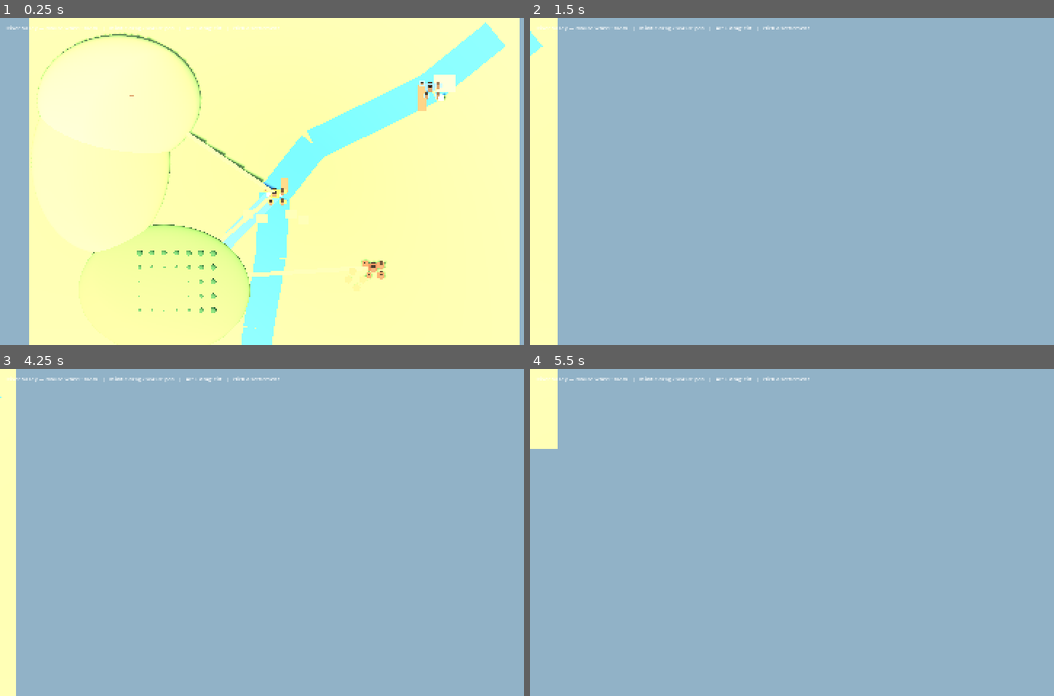
Above: before the commit, frames 1-4 (two rows, left to right).
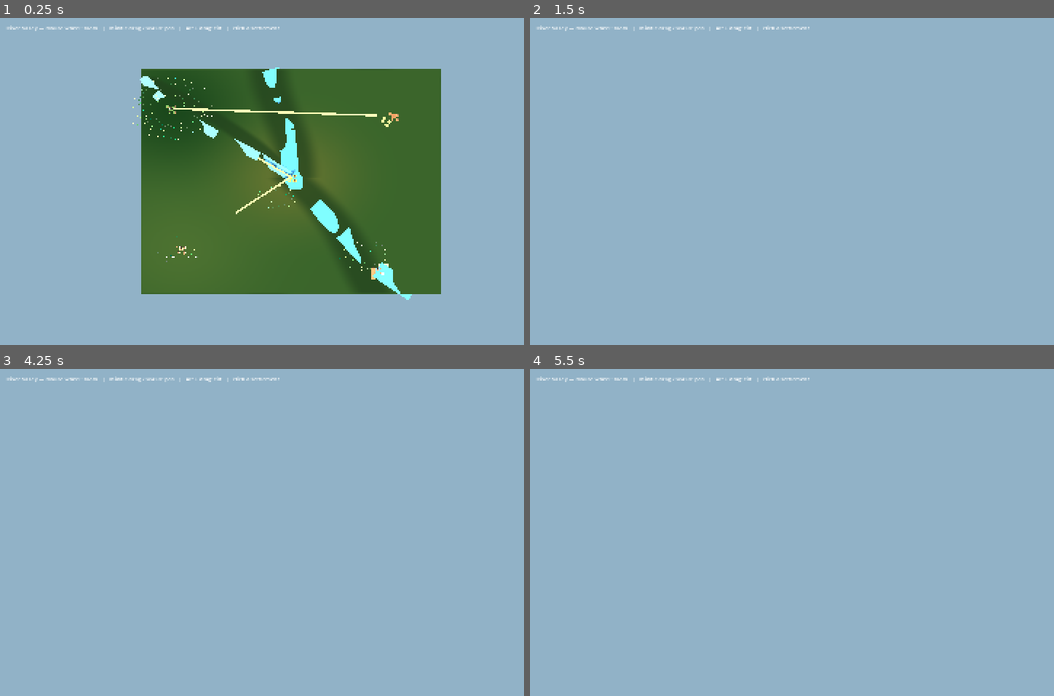
Above: after the commit, the same moments.

Repository: forsman5/sitka
Game: Godot game, scene res://scenes/valley/river_valley.tscn
Two runs of this game, one before a commit and one after it. Both use one fixed random seed, a clock stepped at 60 frames per second and the inputs below. This scene is started directly instead of the project's main scene.
Inputs (mouse positions are in pixels of both pictures, inside the frame that each line leads up to):
- Up to frame 1 (0.25 s): no input
- Up to frame 2 (1.5 s): tap Enter at 0.5 s; move the mouse to (949, 165) at 0.52 s; hold Right (ui_right) 0.53-1.25 s; hold Alt 0.53-1.25 s; click (949, 165) at 0.67 s; drag from (702, 197) to (792, 246) at 1.27 s
- Up to frame 3 (4.25 s): tap Space at 2, 3.5 s; move the mouse to (351, 460) at 2.02 s; hold Right (ui_right) 2.03-2.75 s; hold Alt 2.03-2.75 s; tap Enter at 2.75 s; drag from (262, 597) to (115, 483) at 2.77 s; move the mouse to (466, 581) at 3.52 s; hold Left (ui_left) from 3.53 s (still down); hold Alt from 3.53 s (still down)
- Up to frame 4 (5.5 s): release Left (ui_left) at 4.25 s; release Alt at 4.25 s; drag from (645, 483) to (734, 450) at 4.27 s; tap Enter at 5 s; move the mouse to (849, 532) at 5.02 s; hold Down (ui_down) from 5.03 s (still down); hold Alt from 5.03 s (still down); click (849, 532) at 5.17 s

The runs differ from the first frame. In frame 1, 93% of the frame differs, in the area x 5-100%, y 0-100%; in frame 2, 5.3%; in frame 3, 3.1%; in frame 4, 1.3%.

Commit message:
Fix river valley terrain rendering: camera clipping and dead ambient light
Milestone 2 visual valley scene (authored EXR heightmap + biome mask,
Blender blockout as the editable source) was rendering with the
terrain surface almost entirely black with visible holes. Two
compounding bugs, found by running the scene and testing each in
isolation:

1. scripts/camera/rts_camera.gd hardcoded the camera's pivot height at
   a fixed 20 world units above its ground anchor -- fine for the
   original small-scale prototype, but this valley's terrain reaches
   HEIGHT_MAX = 40.71 (authored_valley_terrain.gd). With the camera
   sitting below parts of the terrain it was meant to look down on,
   it ended up physically inside/under the mesh, seeing backfaces the
   custom terrain shader (cull_disabled, no FRONT_FACING normal flip)
   shaded incorrectly. Added an exported pivot_height (default 20.0,
   unchanged for the original prototype and world.tscn), and set it to
   70.0 in river_valley.tscn -- comfortably above HEIGHT_MAX.

2. Once the camera was fixed and no longer inside the mesh, the
   terrain was *still* uniformly black (confirmed via a temporary
   EMISSION passthrough that the ALBEDO/biome-mask shader logic itself
   was correct all along). The Environment's ambient_light_source was
   set to SKY (3), but background_mode is flat COLOR (1) with no Sky
   resource -- SKY-sourced ambient has nothing to sample and
   contributes nothing, silently ignoring the configured
   ambient_light_color/ambient_light_energy. Changed
   ambient_light_source to COLOR (2) so those values actually apply.

Verified by running scenes/valley/river_valley.tscn windowed and
screenshotting after each change: full biome-colored terrain, correct
lighting, all five settlements/roads/river/vegetation legible from the
default top-down view.

Bundled with this fix: the rest of the valley scene's current working
state (authored_valley_terrain.gd, valley_vegetation.gd, river_valley
layout/script updates, and the Blender-exported height/biome EXRs),
since the terrain script itself was still untracked and the fix isn't
meaningfully separable from it.

Co-Authored-By: Claude Sonnet 5 <noreply@anthropic.com>
Claude-Session: https://claude.ai/code/session_0156TjYj48cKKzMz55PvKhFa

Diff:
--- a/scenes/valley/river_valley.tscn
+++ b/scenes/valley/river_valley.tscn
@@ -2,11 +2,12 @@
 
 [ext_resource type="Script" path="res://scripts/valley/river_valley.gd" id="1_valley"]
 [ext_resource type="Script" path="res://scripts/camera/rts_camera.gd" id="2_camera"]
+[ext_resource type="Script" path="res://scripts/valley/valley_vegetation.gd" id="3_vegetation"]
 
 [sub_resource type="Environment" id="Environment_valley"]
 background_mode = 1
 background_color = Color(0.57, 0.70, 0.78, 1)
-ambient_light_source = 3
+ambient_light_source = 2
 ambient_light_color = Color(0.72, 0.79, 0.84, 1)
 ambient_light_energy = 0.85
 tonemap_mode = 2
@@ -28,7 +29,11 @@
 script = ExtResource("2_camera")
 pan_speed = 42.0
 zoom_min = 28.0
-zoom_max = 190.0
+zoom_max = 420.0
 tilt_min = 38.0
+pivot_height = 70.0
 
 [node name="Camera3D" type="Camera3D" parent="RTSCamera"]
+
+[node name="ValleyVegetation" type="Node3D" parent="."]
+script = ExtResource("3_vegetation")
--- a/scripts/camera/rts_camera.gd
+++ b/scripts/camera/rts_camera.gd
@@ -5,6 +5,9 @@
 @export var zoom_max: float = 40.0
 @export var tilt_sensitivity: float = 0.3  # degrees per pixel of vertical mouse movement
 @export var tilt_min: float = 20.0         # most angled allowed (degrees above horizon)
+@export var pivot_height: float = 20.0     # camera altitude above the rig's ground anchor;
+                                            # must clear the tallest terrain in the scene or
+                                            # the camera ends up inside/under the mesh
 
 @onready var _camera: Camera3D = $Camera3D
 
@@ -30,7 +33,7 @@
 # Pivots camera around the rig's ground point so the view centre stays anchored.
 func _apply_tilt() -> void:
 	var rad := deg_to_rad(_current_tilt)
-	_camera.position = Vector3(0, 20.0, 20.0 * cos(rad) / sin(rad))
+	_camera.position = Vector3(0, pivot_height, pivot_height * cos(rad) / sin(rad))
 	_camera.rotation_degrees = Vector3(-_current_tilt, 0, 0)
 
 func _unhandled_input(event: InputEvent) -> void:
--- /dev/null
+++ b/scripts/valley/authored_valley_terrain.gd
@@ -0,0 +1,143 @@
+class_name AuthoredValleyTerrain
+extends Node3D
+
+## Runtime view of the editable Blender blockout. The EXR is the source for
+## visuals, height queries, and physics collision, so scenery and future
+## placement tools describe the same authored landform.
+
+const HEIGHTMAP_PATH := "res://assets/river_valley_height.exr"
+const BIOME_MASK_PATH := "res://assets/river_valley_biomes.exr"
+const WORLD_SIZE := Vector2(320.0, 240.0)
+const HEIGHT_MIN := 2.602
+const HEIGHT_MAX := 40.710
+
+var _width := 0
+var _depth := 0
+var _heights := PackedFloat32Array()
+
+func build() -> void:
+	var height_texture := load(HEIGHTMAP_PATH) as Texture2D
+	var biome_texture := load(BIOME_MASK_PATH) as Texture2D
+	if height_texture == null or biome_texture == null:
+		push_error("Authored valley terrain images are missing.")
+		return
+	var image := height_texture.get_image()
+	image.convert(Image.FORMAT_RF)
+	_width = image.get_width()
+	_depth = image.get_height()
+	_heights.resize(_width * _depth)
+
+	for z in range(_depth):
+		for x in range(_width):
+			# Blender writes the first height row at its bottom edge. Flip the
+			# image row so Godot's positive Z matches the authored map layout.
+			var source_z := _depth - 1 - z
+			_heights[z * _width + x] = lerpf(HEIGHT_MIN, HEIGHT_MAX, image.get_pixel(x, source_z).r)
+
+	_build_visual_mesh(biome_texture)
+	_build_collision()
+
+func get_height(world_x: float, world_z: float) -> float:
+	if _heights.is_empty():
+		return 0.0
+	var grid_x := clampf((world_x / WORLD_SIZE.x + 0.5) * float(_width - 1), 0.0, float(_width - 1))
+	var grid_z := clampf((world_z / WORLD_SIZE.y + 0.5) * float(_depth - 1), 0.0, float(_depth - 1))
+	var x0 := int(floor(grid_x))
+	var z0 := int(floor(grid_z))
+	var x1: int = min(x0 + 1, _width - 1)
+	var z1: int = min(z0 + 1, _depth - 1)
+	var tx := grid_x - float(x0)
+	var tz := grid_z - float(z0)
+	var h0: float = lerpf(_heights[z0 * _width + x0], _heights[z0 * _width + x1], tx)
+	var h1: float = lerpf(_heights[z1 * _width + x0], _heights[z1 * _width + x1], tx)
+	return lerpf(h0, h1, tz)
+
+func _build_visual_mesh(biome_texture: Texture2D) -> void:
+	var vertices := PackedVector3Array()
+	var normals := PackedVector3Array()
+	var uvs := PackedVector2Array()
+	var indices := PackedInt32Array()
+	vertices.resize(_width * _depth)
+	normals.resize(_width * _depth)
+	uvs.resize(_width * _depth)
+	for z in range(_depth):
+		for x in range(_width):
+			var index := z * _width + x
+			vertices[index] = Vector3(
+				(float(x) / float(_width - 1) - 0.5) * WORLD_SIZE.x,
+				_heights[index],
+				(float(z) / float(_depth - 1) - 0.5) * WORLD_SIZE.y,
+			)
+			var previous_x: int = max(x - 1, 0)
+			var next_x: int = min(x + 1, _width - 1)
+			var previous_z: int = max(z - 1, 0)
+			var next_z: int = min(z + 1, _depth - 1)
+			var step_x := WORLD_SIZE.x / float(_width - 1)
+			var step_z := WORLD_SIZE.y / float(_depth - 1)
+			var height_left: float = _heights[z * _width + previous_x]
+			var height_right: float = _heights[z * _width + next_x]
+			var height_back: float = _heights[previous_z * _width + x]
+			var height_forward: float = _heights[next_z * _width + x]
+			var derivative_x: float = (height_right - height_left) / (float(next_x - previous_x) * step_x)
+			var derivative_z: float = (height_forward - height_back) / (float(next_z - previous_z) * step_z)
+			normals[index] = Vector3(-derivative_x, 1.0, -derivative_z).normalized()
+			uvs[index] = Vector2(float(x) / float(_width - 1), 1.0 - float(z) / float(_depth - 1))
+	for z in range(_depth - 1):
+		for x in range(_width - 1):
+			var a := z * _width + x
+			indices.append_array([a, a + _width, a + 1, a + 1, a + _width, a + _width + 1])
+
+	var arrays: Array = []
+	arrays.resize(Mesh.ARRAY_MAX)
+	arrays[Mesh.ARRAY_VERTEX] = vertices
+	arrays[Mesh.ARRAY_NORMAL] = normals
+	arrays[Mesh.ARRAY_TEX_UV] = uvs
+	arrays[Mesh.ARRAY_INDEX] = indices
+	var mesh := ArrayMesh.new()
+	mesh.add_surface_from_arrays(Mesh.PRIMITIVE_TRIANGLES, arrays)
+	var visual := MeshInstance3D.new()
+	visual.name = "AuthoredTerrainVisual"
+	visual.mesh = mesh
+	visual.material_override = _terrain_material(biome_texture)
+	add_child(visual)
+
+func _build_collision() -> void:
+	var shape := HeightMapShape3D.new()
+	shape.map_width = _width
+	shape.map_depth = _depth
+	shape.map_data = _heights
+	var body := StaticBody3D.new()
+	body.name = "AuthoredTerrainCollision"
+	# This project uses Jolt, which supports the required non-uniform static
+	# heightmap scaling. Heights are already expressed in Godot world units.
+	body.scale = Vector3(WORLD_SIZE.x / float(_width - 1), 1.0, WORLD_SIZE.y / float(_depth - 1))
+	var collision := CollisionShape3D.new()
+	collision.shape = shape
+	body.add_child(collision)
+	add_child(body)
+
+func _terrain_material(biome_texture: Texture2D) -> ShaderMaterial:
+	var shader := Shader.new()
+	shader.code = """
+shader_type spatial;
+render_mode diffuse_lambert, specular_schlick_ggx, cull_disabled;
+uniform sampler2D biome_mask;
+void fragment() {
+	vec4 mask = texture(biome_mask, UV);
+	vec3 grass = vec3(0.29, 0.42, 0.19);
+	vec3 field = vec3(0.56, 0.51, 0.22);
+	vec3 woodland = vec3(0.12, 0.28, 0.12);
+	vec3 pasture = vec3(0.40, 0.49, 0.22);
+	vec3 wet_bank = vec3(0.19, 0.29, 0.14);
+	vec3 color = mix(grass, woodland, mask.r * 0.78);
+	color = mix(color, pasture, mask.g * 0.64);
+	color = mix(color, field, mask.b * 0.64);
+	color = mix(color, wet_bank, mask.a * 0.72);
+	ALBEDO = color;
+	ROUGHNESS = 0.96;
+}
+"""
+	var material := ShaderMaterial.new()
+	material.shader = shader
+	material.set_shader_parameter("biome_mask", biome_texture)
+	return material
--- a/scripts/valley/river_valley.gd
+++ b/scripts/valley/river_valley.gd
@@ -7,6 +7,7 @@
 const Commodity = preload("res://scripts/sim/records/commodity.gd")
 const ValleySeed = preload("res://scripts/sim/data/valley_seed.gd")
 const Layout = preload("res://scripts/valley/river_valley_layout.gd")
+const AuthoredValleyTerrain = preload("res://scripts/valley/authored_valley_terrain.gd")
 
 const GROUND_COLOR := Color("6e8d52")
 const ROAD_COLOR := Color("8c7657")
@@ -24,6 +25,7 @@
 var _hint_label: Label
 var _selected_settlement_id := -1
 var _settlement_markers: Dictionary = {}
+var _terrain: AuthoredValleyTerrain
 
 func _ready() -> void:
 	_simulation = Simulation.new(12345)
@@ -34,8 +36,8 @@
 	_build_interface()
 
 func _configure_camera() -> void:
-	_camera.size = 160.0
-	$RTSCamera.center_on(Vector3(8.0, 0.0, 0.0))
+	_camera.size = 350.0
+	$RTSCamera.center_on(Vector3(0.0, 0.0, 0.0))
 
 func _process(_delta: float) -> void:
 	# At valley scale labels and route geometry dominate. At settlement scale
@@ -68,13 +70,12 @@
 	return origin + direction * distance if distance >= 0.0 else Vector3.INF
 
 func _build_landscape() -> void:
-	_add_box("Ground", Vector3(0.0, -0.45, 0.0), Vector3(240.0, 0.8, 220.0), GROUND_COLOR)
-	_add_hill(Vector3(-76.0, 1.5, -40.0), Vector3(40.0, 10.0, 32.0), Color("79975a"))
-	_add_hill(Vector3(-85.0, 1.0, -10.0), Vector3(34.0, 7.0, 45.0), Color("789155"))
-	_add_hill(Vector3(-54.0, 0.7, 53.0), Vector3(42.0, 5.0, 32.0), Color("668849"))
-
-	_add_polyline("MainRiver", Layout.main_river(), 15.0, RIVER_COLOR, 0.05)
-	_add_polyline("Tributary", Layout.tributary(), 7.0, Color("477fa8"), 0.09)
+	_terrain = AuthoredValleyTerrain.new()
+	add_child(_terrain)
+	_terrain.build()
+
+	_add_polyline("MainRiver", Layout.main_river(), 18.0, RIVER_COLOR, 0.24)
+	_add_polyline("Tributary", Layout.tributary(), 10.0, Color("477fa8"), 0.25)
 
 	# Existing seed edges are the source of truth for the static route drawing.
 	for edge_id in Layout.EDGES:
@@ -86,12 +87,20 @@
 
 	# The ford is intentionally weak and legible: a narrow pale crossing at
 	# Aldford, reserved for replacement by a bridge in Milestone 3.
-	_add_box("AldfordFord", Vector3(0.0, 0.21, 6.0), Vector3(8.0, 0.28, 2.4), Color("c9b58a"))
+	var ford_height := get_valley_ground_height(Vector2(0.0, -5.0))
+	_add_box("AldfordFord", Vector3(0.0, ford_height + 0.38, -5.0), Vector3(11.0, 0.28, 3.0), Color("c9b58a"))
+
+## The first valley remains deliberately simple, but this shared ground query
+## keeps decorative vegetation and future building placement aligned with its
+## existing hill geometry instead of floating on the base plane.
+func get_valley_ground_height(point: Vector2) -> float:
+	return _terrain.get_height(point.x, point.y) if _terrain != null else 0.0
 
 func _build_settlements() -> void:
 	for settlement_id in _simulation.get_settlement_ids():
 		var spec: Dictionary = Layout.SETTLEMENTS[settlement_id]
 		var center: Vector3 = spec["position"]
+		center.y = get_valley_ground_height(Vector2(center.x, center.z))
 		_add_resource_region(center, spec["district"], spec["accent"])
 		_add_settlement_cluster(settlement_id, center, spec["accent"])
 		_add_label(settlement_id, center + Vector3(0.0, 5.2, 0.0))
@@ -120,9 +129,7 @@
 			for x in [-15.0, -8.0, 8.0, 16.0]:
 				_add_cylinder("PastureMarker", center + Vector3(x, 0.15, 9.0), 1.0, 0.25, accent)
 		"woodland":
-			for x in range(-18, 19, 6):
-				for z in range(-13, 16, 7):
-					_add_tree(center + Vector3(x, 0.0, z))
+			pass # Detailed woodland is instantiated by ValleyVegetation.
 		"ore":
 			for offset in [Vector2(-12, 6), Vector2(-8, 10), Vector2(-5, 6), Vector2(-10, 2)]:
 				_add_cylinder("OreDeposit", center + Vector3(offset.x, 0.35, offset.y), 1.8, 0.7, accent)
@@ -194,14 +201,16 @@
 	_selection_workplaces.text = "Workplaces: " + ", ".join(report_parts)
 
 func _add_route(edge_id: int, from_pos: Vector3, to_pos: Vector3, width: float, color: Color) -> void:
-	_add_segment("Route%d" % edge_id, from_pos + Vector3(0.0, 0.16, 0.0), to_pos + Vector3(0.0, 0.16, 0.0), width, color, 0.14)
+	from_pos.y = get_valley_ground_height(Vector2(from_pos.x, from_pos.z)) + 0.32
+	to_pos.y = get_valley_ground_height(Vector2(to_pos.x, to_pos.z)) + 0.32
+	_add_segment("Route%d" % edge_id, from_pos, to_pos, width, color, 0.14)
 
 func _add_polyline(prefix: String, points: PackedVector3Array, width: float, color: Color, y: float) -> void:
 	for i in range(points.size() - 1):
 		var from := points[i]
 		var to := points[i + 1]
-		from.y = y
-		to.y = y
+		from.y = get_valley_ground_height(Vector2(from.x, from.z)) + y
+		to.y = get_valley_ground_height(Vector2(to.x, to.z)) + y
 		_add_segment("%s%d" % [prefix, i], from, to, width, color, 0.10)
 
 func _add_segment(node_name: String, from: Vector3, to: Vector3, width: float, color: Color, height: float) -> void:
--- a/scripts/valley/river_valley_layout.gd
+++ b/scripts/valley/river_valley_layout.gd
@@ -7,31 +7,31 @@
 
 const SETTLEMENTS := {
 	1: {
-		"position": Vector3(0.0, 0.0, 6.0),
+		"position": Vector3(0.0, 0.0, -5.0),
 		"role": "Ford, mixed farms, and the clan hall",
 		"accent": Color("d6b45c"),
 		"district": "fields",
 	},
 	2: {
-		"position": Vector3(-70.0, 7.0, -42.0),
+		"position": Vector3(-118.0, 0.0, 72.0),
 		"role": "Upland pasture for sheep, cattle, and wool",
 		"accent": Color("a7c884"),
 		"district": "pasture",
 	},
 	3: {
-		"position": Vector3(-48.0, 1.0, 48.0),
+		"position": Vector3(-128.0, 0.0, -78.0),
 		"role": "Tributary woodland for timber and charcoal",
 		"accent": Color("547a45"),
 		"district": "woodland",
 	},
 	4: {
-		"position": Vector3(48.0, 1.0, 42.0),
+		"position": Vector3(110.0, 0.0, -70.0),
 		"role": "Ore bank and small bloomery",
 		"accent": Color("a66a4a"),
 		"district": "ore",
 	},
 	5: {
-		"position": Vector3(76.0, 0.0, -46.0),
+		"position": Vector3(92.0, 0.0, 94.0),
 		"role": "Downstream port, milling, and outside trade",
 		"accent": Color("739fc1"),
 		"district": "port",
@@ -58,15 +58,15 @@
 
 static func main_river() -> PackedVector3Array:
 	return PackedVector3Array([
-		Vector3(-12.0, 0.08, 105.0), Vector3(-8.0, 0.08, 72.0),
-		Vector3(-2.0, 0.08, 37.0), Vector3(0.0, 0.08, 6.0),
-		Vector3(19.0, 0.08, -18.0), Vector3(48.0, 0.08, -32.0),
-		Vector3(76.0, 0.08, -46.0), Vector3(108.0, 0.08, -72.0),
+		Vector3(-22.0, 0.0, -120.0), Vector3(-13.0, 0.0, -90.0),
+		Vector3(-5.0, 0.0, -55.0), Vector3(0.0, 0.0, -5.0),
+		Vector3(25.0, 0.0, 25.0), Vector3(55.0, 0.0, 55.0),
+		Vector3(92.0, 0.0, 94.0), Vector3(130.0, 0.0, 120.0),
 	])
 
 static func tributary() -> PackedVector3Array:
 	return PackedVector3Array([
-		Vector3(-70.0, 0.12, 72.0), Vector3(-54.0, 0.12, 56.0),
-		Vector3(-35.0, 0.12, 42.0), Vector3(-18.0, 0.12, 24.0),
-		Vector3(0.0, 0.12, 6.0),
+		Vector3(-158.0, 0.0, -112.0), Vector3(-145.0, 0.0, -95.0),
+		Vector3(-128.0, 0.0, -78.0), Vector3(-80.0, 0.0, -50.0),
+		Vector3(-35.0, 0.0, -27.0), Vector3(0.0, 0.0, -5.0),
 	])
--- /dev/null
+++ b/scripts/valley/valley_vegetation.gd
@@ -0,0 +1,71 @@
+class_name ValleyVegetation
+extends Node3D
+
+## Static, deterministic scenery for the authored valley. This deliberately
+## differs from the legacy ForestManager: it does not spawn over time, create
+## harvestable resource nodes, or inspect the legacy world's building groups.
+## Later milestones can replace a region's scenery with economic woodland
+## entities while retaining the same seed and visual boundaries.
+
+const TreeA := preload("res://assets/models/nature/tree_single_A.gltf")
+const TreeB := preload("res://assets/models/nature/tree_single_B.gltf")
+
+const TREE_SCENES: Array[PackedScene] = [TreeA, TreeB]
+
+func _ready() -> void:
+	# The parent first creates the valley's ground geometry in its _ready().
+	call_deferred("_populate")
+
+func _populate() -> void:
+	# Oakmere is the dominant visual forest. It has enough density to read at
+	# valley scale, while the clear core leaves room for its timber camp.
+	_scatter_ellipse("oakmere_woodland", Vector2(-128.0, -78.0), Vector2(46.0, 34.0), 210, 5103, 14.0)
+	# Small, irregular riverside groups tie the transport corridor to the
+	# landscape without closing off fields or future construction space.
+	_scatter_ellipse("aldford_riverbank", Vector2(-15.0, 17.0), Vector2(24.0, 13.0), 26, 5104, 7.0)
+	_scatter_ellipse("staithe_riverbank", Vector2(77.0, 79.0), Vector2(27.0, 16.0), 32, 5105, 8.0)
+	# High Fell remains visibly open pasture; only a light fringe breaks its
+	# silhouette and preserves broad grazing/construction land.
+	_scatter_ellipse("high_fell_fringe", Vector2(-118.0, 72.0), Vector2(31.0, 18.0), 16, 5106, 10.0)
+
+func _scatter_ellipse(region: String, center: Vector2, radii: Vector2, count: int, seed: int, center_clearance: float) -> void:
+	var rng := RandomNumberGenerator.new()
+	rng.seed = seed
+	var placed := 0
+	var attempts := 0
+	while placed < count and attempts < count * 20:
+		attempts += 1
+		var angle := rng.randf_range(0.0, TAU)
+		var radial := sqrt(rng.randf())
+		var point := center + Vector2(cos(angle) * radii.x * radial, sin(angle) * radii.y * radial)
+		if point.distance_to(center) < center_clearance:
+			continue
+		if _too_close_to_tree(point, 2.7):
+			continue
+		_add_tree(region, point, rng)
+		placed += 1
+
+func _too_close_to_tree(point: Vector2, minimum_distance: float) -> bool:
+	for tree in get_children():
+		if tree is Node3D:
+			var tree_position: Vector3 = tree.position
+			if Vector2(tree_position.x, tree_position.z).distance_to(point) < minimum_distance:
+				return true
+	return false
+
+func _add_tree(region: String, point: Vector2, rng: RandomNumberGenerator) -> void:
+	var tree: Node3D = TREE_SCENES[rng.randi_range(0, TREE_SCENES.size() - 1)].instantiate()
+	tree.name = "%s_tree" % region
+	tree.position = Vector3(point.x, _ground_height(point), point.y)
+	tree.rotation.y = rng.randf_range(0.0, TAU)
+	var scale_factor := rng.randf_range(1.45, 2.25)
+	tree.scale = Vector3.ONE * scale_factor
+	tree.add_to_group("valley_scenery_trees")
+	tree.set_meta("valley_region", region)
+	add_child(tree)
+
+func _ground_height(point: Vector2) -> float:
+	var valley := get_parent()
+	if valley != null and valley.has_method("get_valley_ground_height"):
+		return float(valley.call("get_valley_ground_height", point))
+	return 0.0
Binary file added: assets/river_valley_biomes.exr
Not shown, added: assets/river_valley_biomes.exr.import
Not shown, added: assets/river_valley_blockout.blend.import
Not shown, added: assets/river_valley_blockout_preview.png.import
Not shown, added: assets/river_valley_blockout_v2.blend.import
Not shown, added: assets/river_valley_blockout_v2_preview.png.import
Binary file added: assets/river_valley_height.exr
Not shown, added: assets/river_valley_height.exr.import
Not shown, added: scripts/valley/authored_valley_terrain.gd.uid
Not shown, added: scripts/valley/valley_vegetation.gd.uid
Not shown, changed: assets/river_valley_blockout_v2.blend
